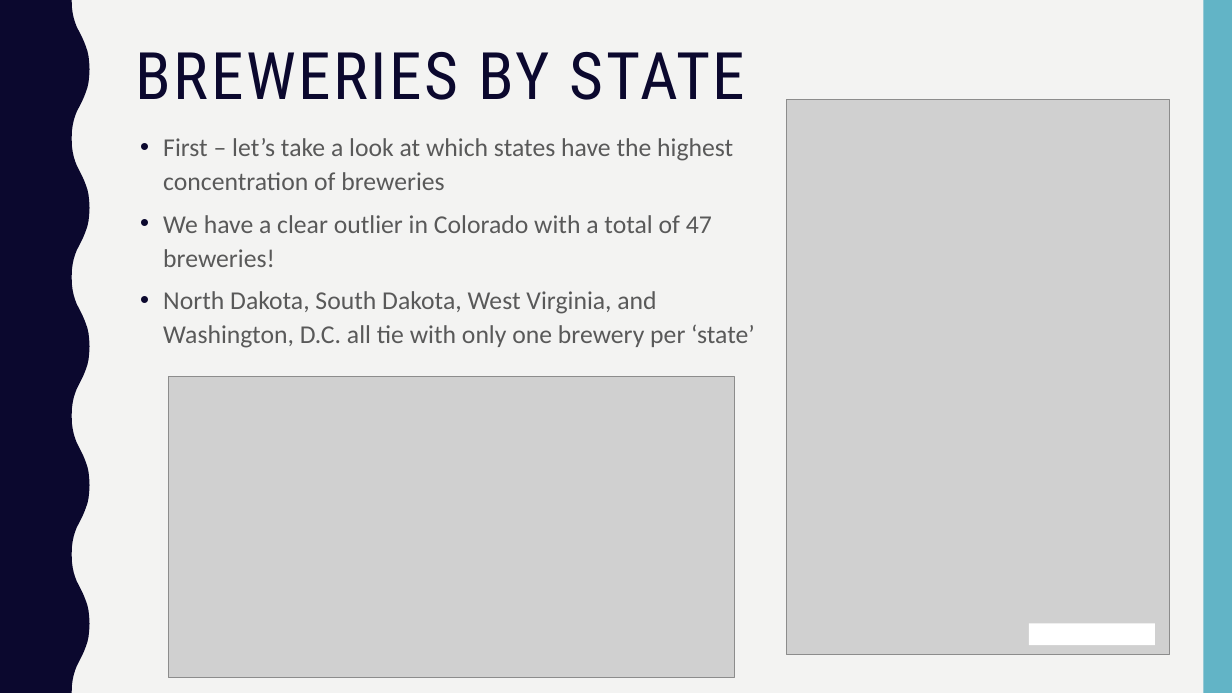
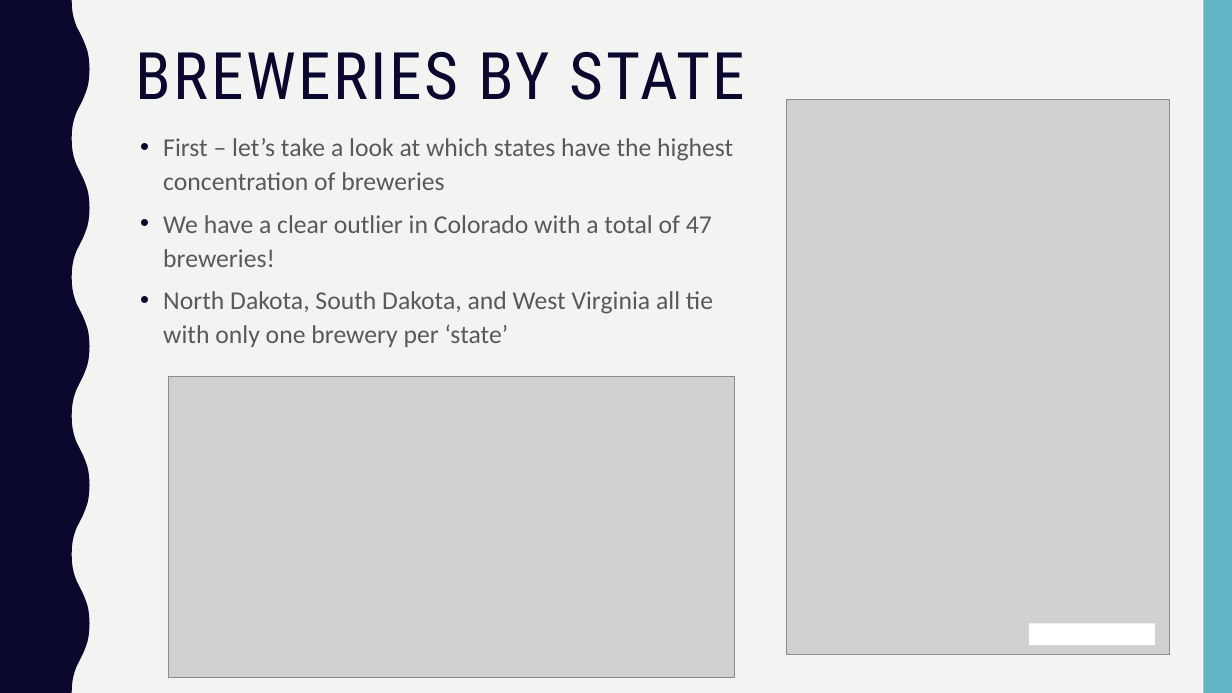
Before and after one commit to mattfarrow1/6306-project-1, a slide deck: slide 4 of docs/Matt_Farrow_Megan_Ball_DS6306_EDA.pptx. Drawn at 1232x693 pixels with LibreOffice and Linux fonts; fonts in the diff are those of the drawing; grey boxes stand for pictures. Boxes give left, top, right and bottom in pixels: in the first picture for what was removed or moved away, otherwise in the second. Text is boxed around its words. In the diff, an @@ line names an element or a change of style, - is before the commit and + after.

Commit message:
updated ppt

```diff
--- a/docs/Matt_Farrow_Megan_Ball_DS6306_EDA.pptx
+++ b/docs/Matt_Farrow_Megan_Ball_DS6306_EDA.pptx
@@ text at <box>163,291,713,347</box>: text changed @@
-• North Dakota, South Dakota, West Virginia, and Washington, D.C. all tie with only one brewery per ‘state’
+• North Dakota, South Dakota, and West Virginia all tie with only one brewery per ‘state’
```
Also in this commit, not shown: 3 other slides changed, 2 slides added, 1 slide removed.
